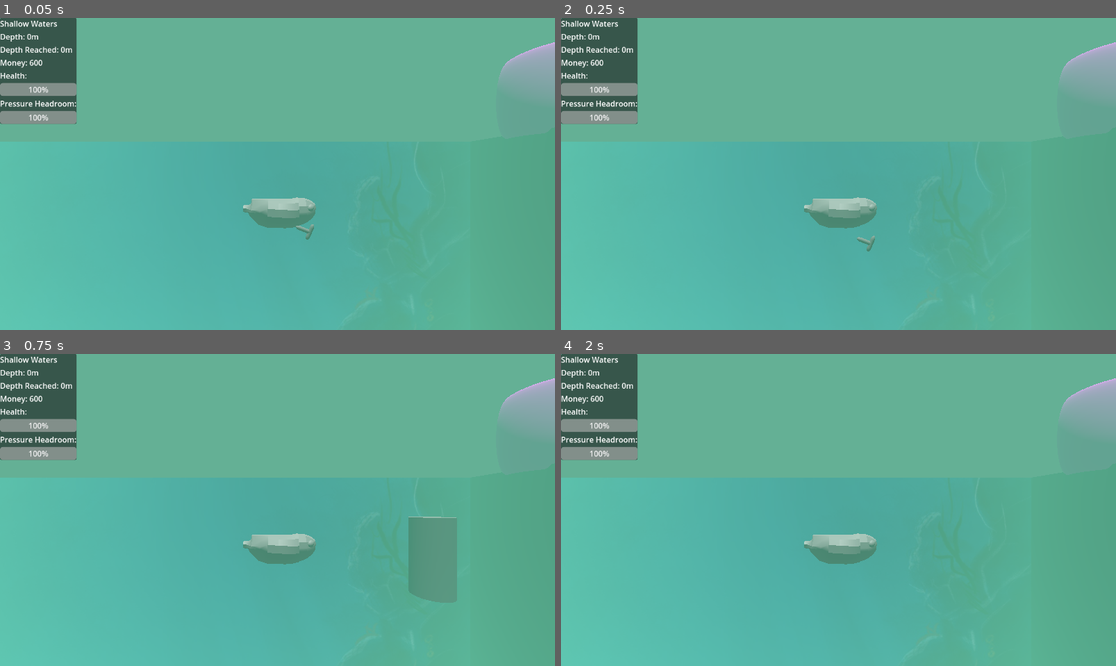
Above: before the commit, frames 1-4 (two rows, left to right).
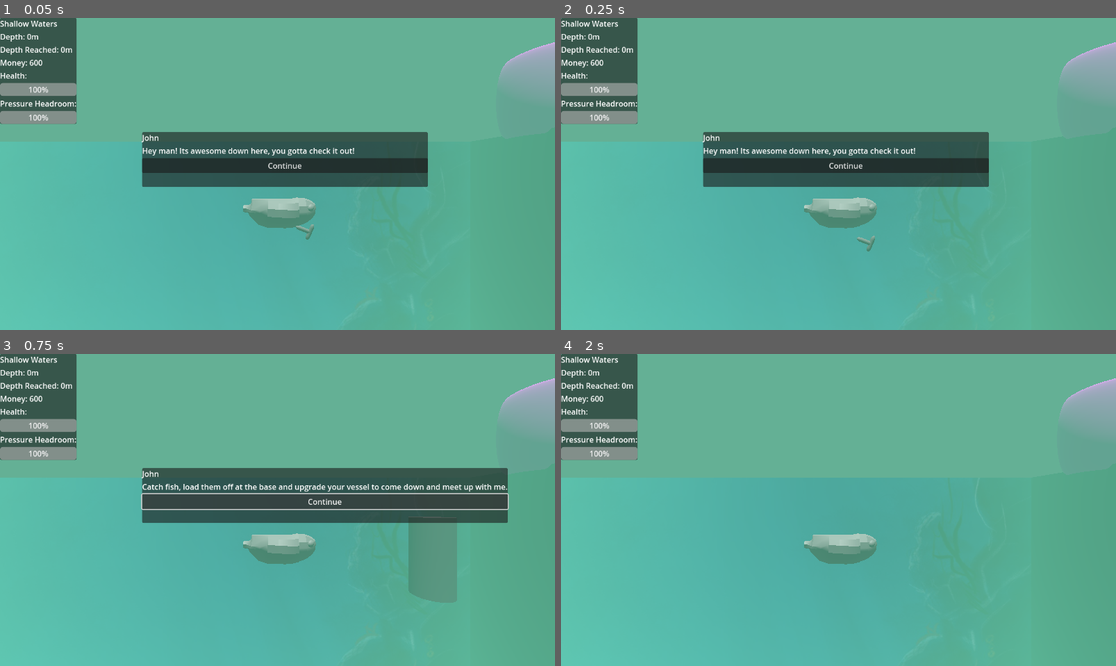
Above: after the commit, the same moments.

Repository: manusfishy/too-fishy
Game: Godot game, scene res://scenes/main_scene.tscn
The game is run twice, just before and just after one commit, with the same random seed, the same clock (stepped at 60 frames per second) and the same inputs.
Inputs (mouse positions are in pixels of both pictures, inside the frame that each line leads up to):
- Up to frame 1 (0.05 s): no input
- Up to frame 2 (0.25 s): no input
- Up to frame 3 (0.75 s): click (283, 500) at 0.5 s, where only the run after the commit has a clickable "Continue"
- Up to frame 4 (2 s): click (888, 500) at 1.25 s, where only the run after the commit has a clickable "Continue"

The runs differ from the first frame. In frame 1, 9.1% of the frame differs, in the area x 25-78%, y 36-55%; in frame 2, 9.1%; in frame 3, 12%, in the area x 25-92%, y 36-55%; in frame 4, nothing differs.

Commit message:
changes boss dialog system to include text messages

Diff:
--- a/scripts/boss.gd
+++ b/scripts/boss.gd
@@ -2,9 +2,24 @@
 var boss_spawned = false
 var boss_spawn_height = 25
 
-var boss_dialog_lines = {
-	0:["Hahaha, I got your friend, looser!", "You better not attack me or he dies!"]
-	}
-var boss_dialog_displayed
-var boss_dialog_section = 0
+enum BossDialogSections {TUTORIAL1, TUTORIAL2, RESCUE_CALL, BOSS_INTRO, BOSS_KILLS_FRIEND}
+
+
+var boss_dialog_from = {
+	BossDialogSections.TUTORIAL1: "John",
+	BossDialogSections.TUTORIAL2: "John",
+	BossDialogSections.RESCUE_CALL: "John",
+	BossDialogSections.BOSS_INTRO: "???",
+	BossDialogSections.BOSS_KILLS_FRIEND: "Blobfish",
+}
+
+var boss_dialog_displayed = true
+var boss_dialog_section = BossDialogSections.TUTORIAL1
 var boss_dialog_index = 0
+
+func setBossSpawned():
+	boss_spawned = true
+	boss_dialog_displayed = true
+	boss_dialog_index = 0
+	boss_dialog_section = BossDialogSections.BOSS_INTRO
+	GameState.paused = true
--- a/scripts/boss_dialog_ui.gd
+++ b/scripts/boss_dialog_ui.gd
@@ -2,7 +2,7 @@
 
 func _ready() -> void:
 	$VBoxContainer/ContinueButton.pressed.connect(func ():
-		if Boss.boss_dialog_index <  len(Boss.boss_dialog_lines[Boss.boss_dialog_section]) -1:
+		if Boss.boss_dialog_index < len(Strings.boss_dialog_lines[Boss.boss_dialog_section]) -1:
 			Boss.boss_dialog_index += 1
 		else:
 			Boss.boss_dialog_displayed = false
@@ -13,7 +13,8 @@
 
 func _process(delta: float) -> void:
 	if Boss.boss_dialog_displayed:
-		$VBoxContainer/MessageLabel.text = Boss.boss_dialog_lines[Boss.boss_dialog_section][Boss.boss_dialog_index]
+		$VBoxContainer/MessageLabel.text = Strings.boss_dialog_lines[Boss.boss_dialog_section][Boss.boss_dialog_index]
+		$VBoxContainer/NameLabel.text = Boss.boss_dialog_from[Boss.boss_dialog_section]
 		visible = true
 	else:
 		visible = false
--- a/scripts/level.gd
+++ b/scripts/level.gd
@@ -35,6 +35,4 @@
 	spawned_boss.position.z = 0.33
 	spawned_boss.position.x = -5
 	add_child(spawned_boss)
-	Boss.boss_spawned = true
-	Boss.boss_dialog_displayed = true
-	GameState.paused = true
+	Boss.setBossSpawned()
--- a/scripts/strings.gd
+++ b/scripts/strings.gd
@@ -17,3 +17,11 @@
 	GameState.Upgrade.VERT_SPEED: "Agillity",
 	GameState.Upgrade.HOR_SPEED: "Thrust",
 }
+
+var boss_dialog_lines = {
+	Boss.BossDialogSections.TUTORIAL1 :["Hey man! Its awesome down here, you gotta check it out!", "Catch fish, load them off at the base and upgrade your vessel to come down and meet up with me.",],
+	Boss.BossDialogSections.TUTORIAL2 :["I found that the pickaxe is actually very useful", "You can break the barriers with them"],
+	Boss.BossDialogSections.RESCUE_CALL :["Uhhhh- I did an oopsie", "I think you need to come and get me :S"],
+	Boss.BossDialogSections.BOSS_INTRO :["Hahaha, I got your friend, looser!", "You better not attack me or he dies!"],
+	Boss.BossDialogSections.BOSS_KILLS_FRIEND :["Lalala Test"],
+	}
Not shown: 1 places in scenes/main_scene.tscn that only renumber resources
